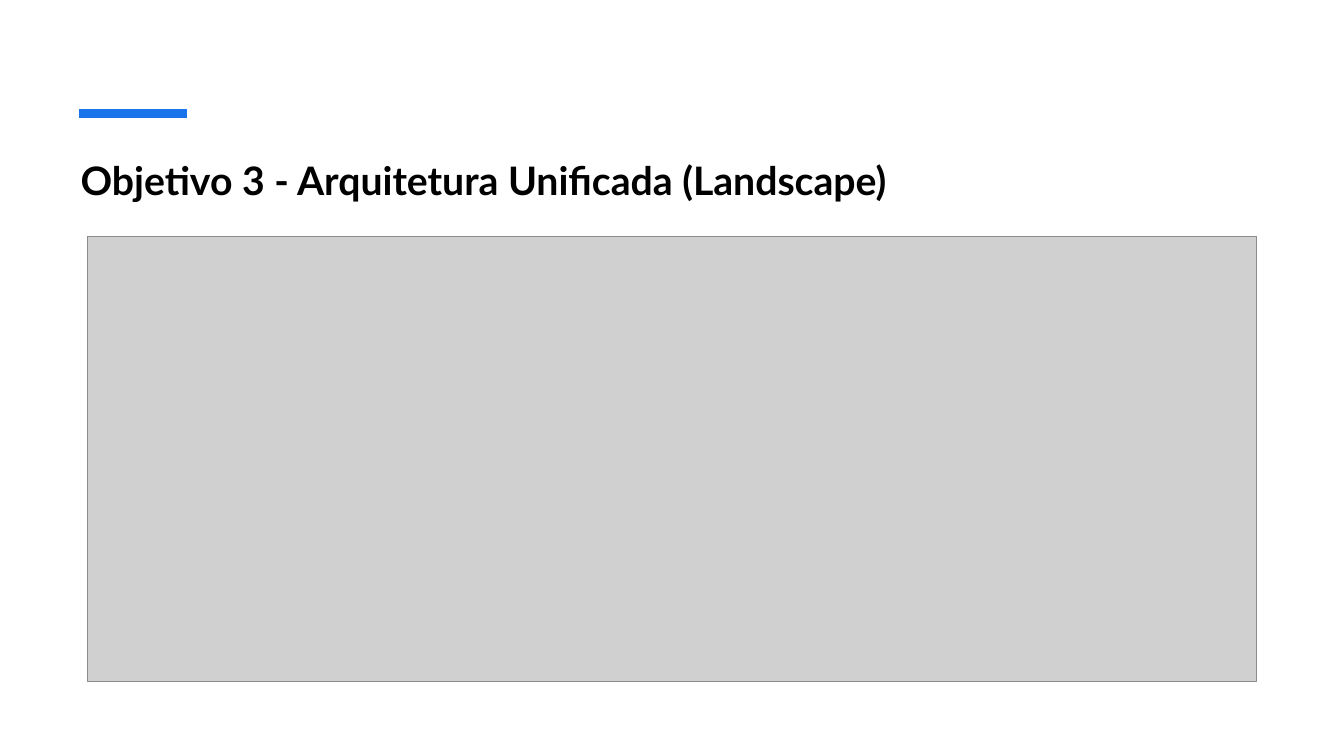
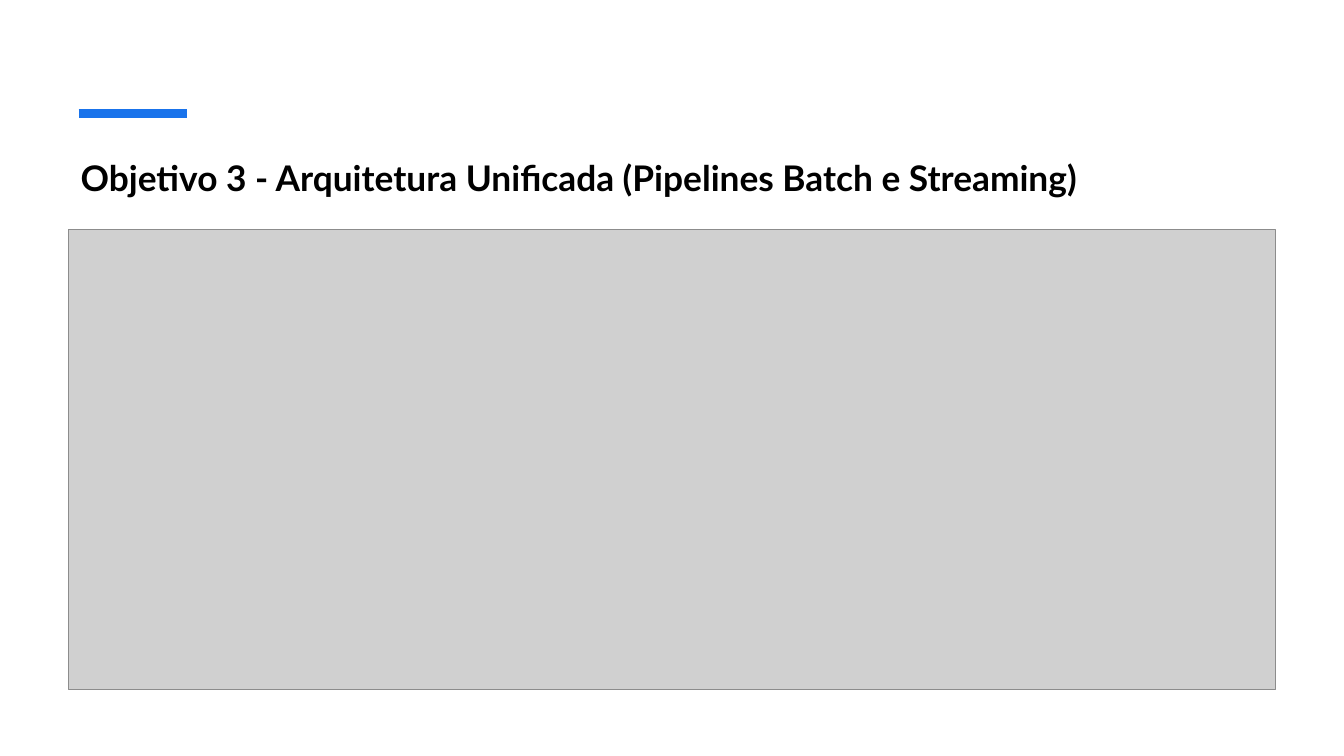
Before and after one commit to guilhermepepa/FIA-Projeto-Final, a slide deck: slide 7 of documentacoes/Apresentação_Projeto_Final.pptx (slide 6 before the commit). Drawn at 1344x756 pixels with LibreOffice and Linux fonts; fonts in the diff are those of the drawing; grey boxes stand for pictures. Boxes give left, top, right and bottom in pixels: in the first picture for what was removed or moved away, otherwise in the second. Text is boxed around its words. In the diff, an @@ line names an element or a change of style, - is before the commit and + after.

```diff
--- a/documentacoes/Apresentação_Projeto_Final.pptx
+++ b/documentacoes/Apresentação_Projeto_Final.pptx
@@ title at box(81, 163, 1077, 198): text changed; size 28 to 25.2 pt @@
-Objetivo 3 - Arquitetura Unificada (Landscape)
+Objetivo 3 - Arquitetura Unificada (Pipelines Batch e Streaming)
@@ picture: place and size @@
-picture at box(88, 237, 1256, 683)
+picture at box(69, 230, 1275, 690)
```
Also in this commit, not shown: 9 other slides changed, 2 slides added, 1 slide removed, 2 other files.
